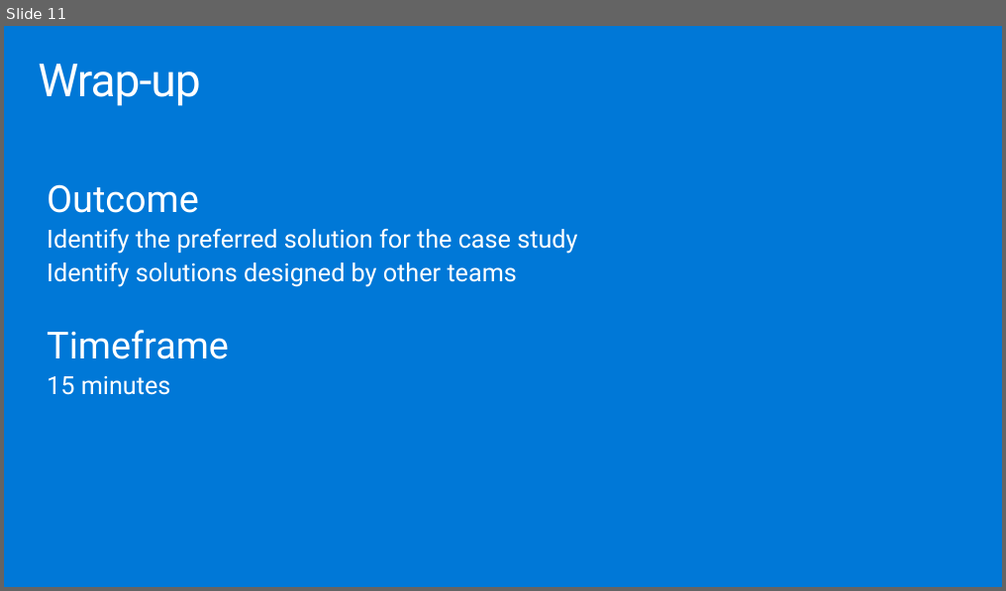
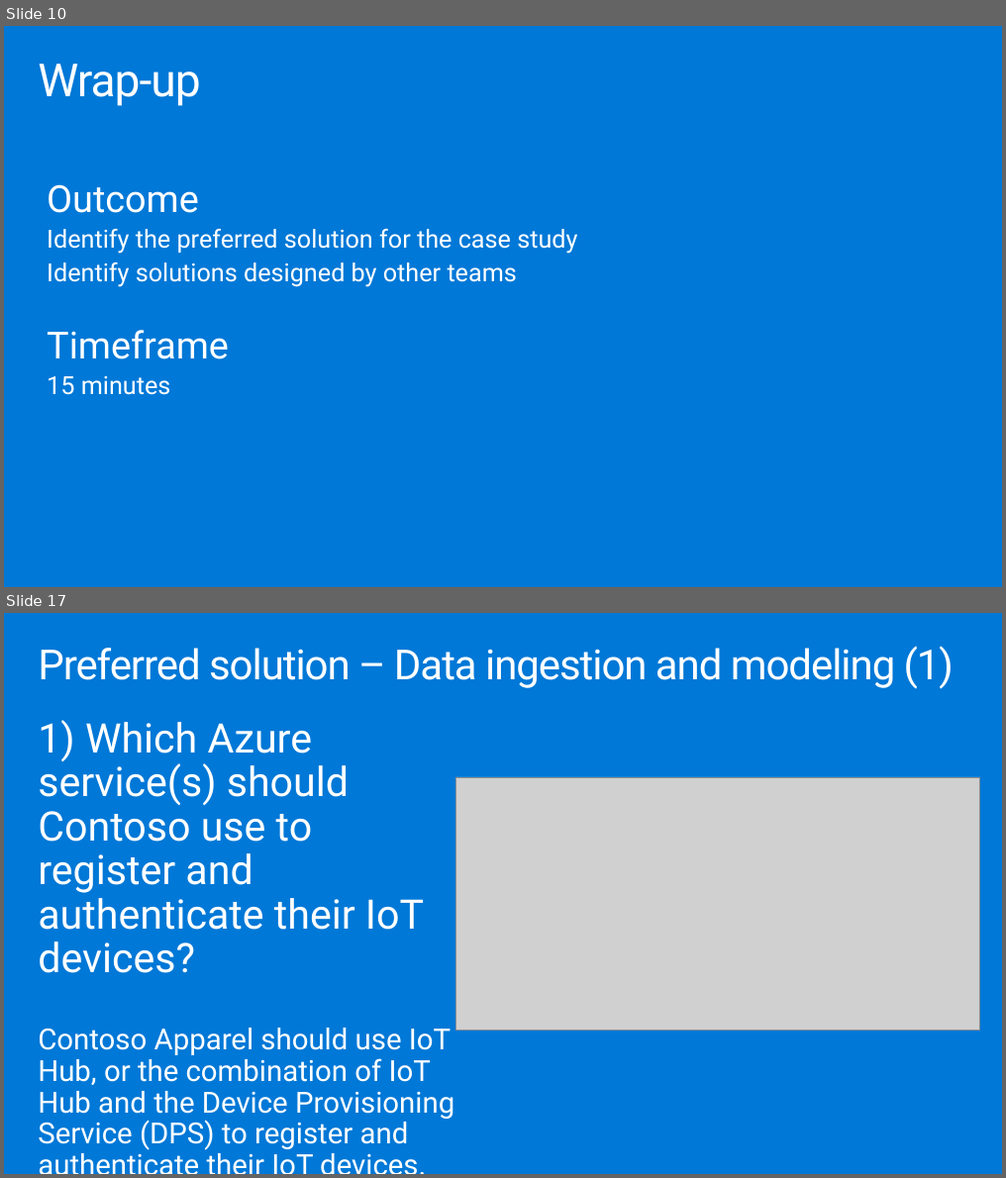
Before and after one commit to solliancenet/microsoft-leveraging-azure-digital-twins-supply-chain, a slide deck: Whiteboard design session/WDS trainer presentation - Leveraging Azure Digital Twins in a supply chain.pptx. Shown one above the other, each under a label of ours: slide 11 before the commit, slides 10 and 17 after it; the slides between them are not shown. The pictures are 1006x591 and 1006x1178 pixels, drawn with LibreOffice and Linux fonts; fonts in the diff are those of the drawing; grey boxes stand for pictures. Boxes give left, top, right and bottom in pixels: in the first picture for what was removed or moved away, otherwise in the second. Text is boxed around its words. In the diff, an @@ line names an element or a change of style, - is before the commit and + after.

```diff
--- a/Whiteboard design session/WDS trainer presentation - Leveraging Azure Digital Twins in a supply chain.pptx
+++ b/Whiteboard design session/WDS trainer presentation - Leveraging Azure Digital Twins in a supply chain.pptx
@@ slide 17 added at [4,613,1002,1174], background #0078D7 @@
@@ title added at [38,646,953,689], 40 pt, text #FFFFFF @@
+Preferred solution – Data ingestion and modeling (1)
@@ text added at [38,720,454,1151], 28 pt, text #FFFFFF @@
+1) Which Azure service(s) should Contoso use to register and authenticate their IoT devices?
+Contoso Apparel should use IoT Hub, or the combination of IoT Hub and the Device Provisioning Service (DPS) to register and authenticate their IoT devices.
@@ picture added at [456,777,980,1030] @@
@@ what was slide 11 is now slide 10 @@
```
Also in this commit, not shown: 1 slide changed, 19 other slides added, 17 slides removed, 1 other file.
